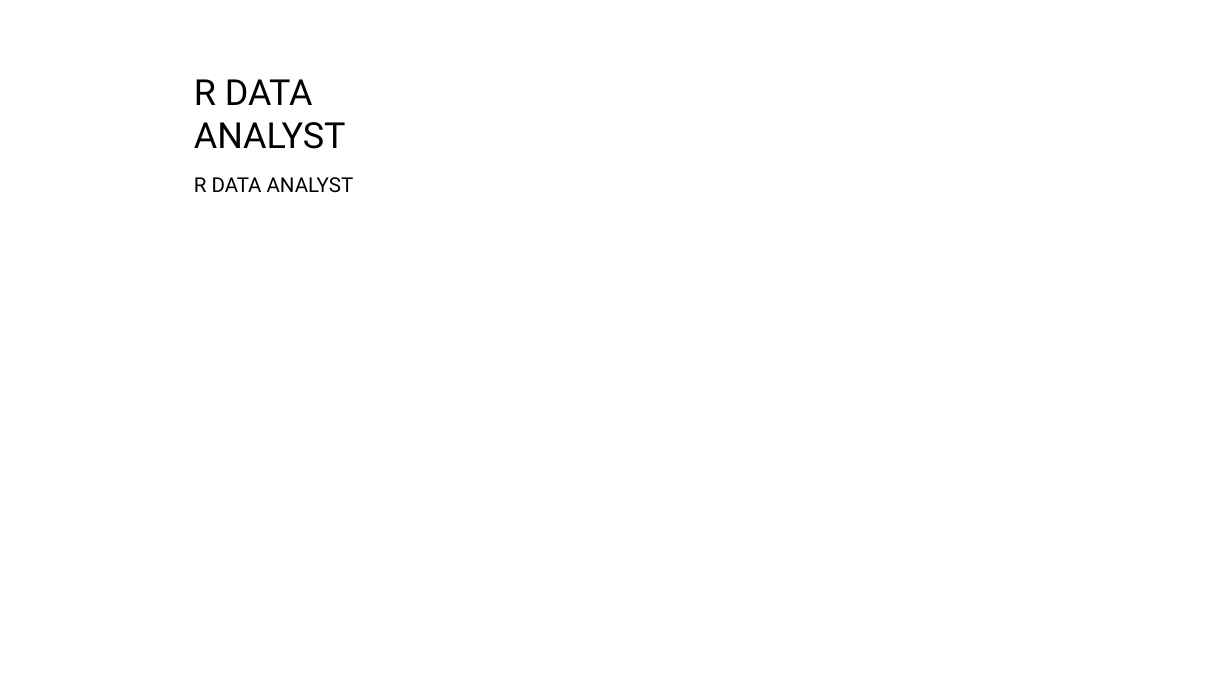
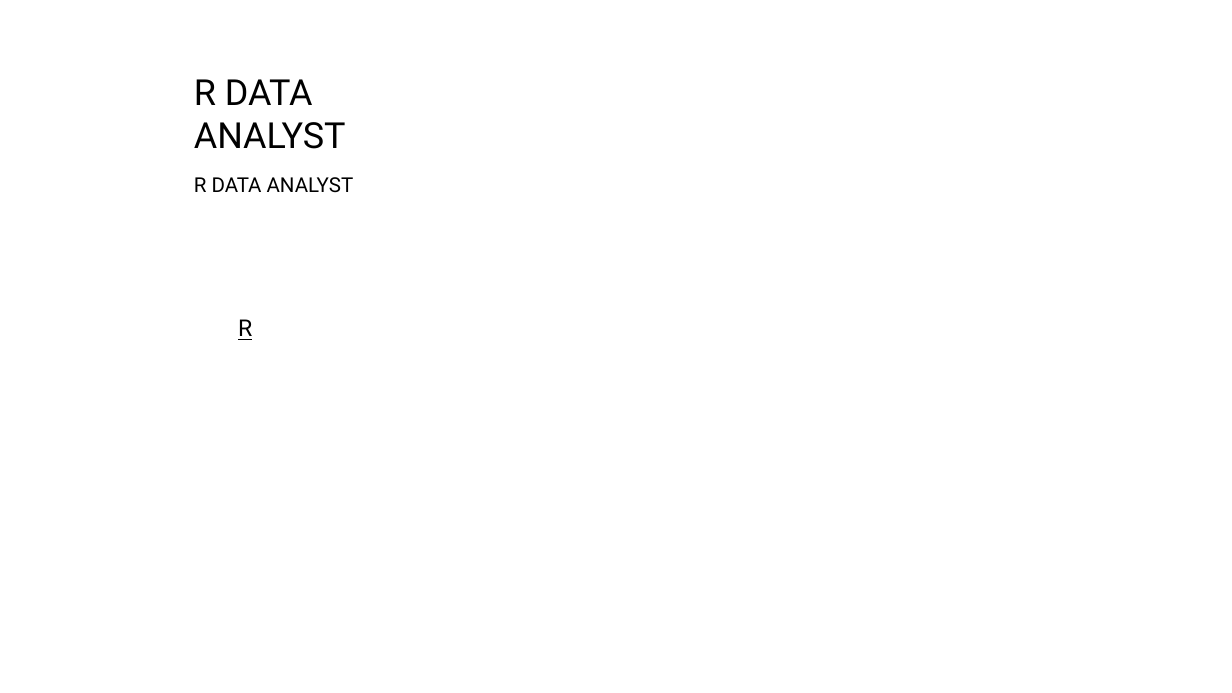
Before and after one commit to SiwTurner/RData_blogdown, a slide deck: slide 1 of r_data_analyst_icon.pptx. Drawn at 1232x693 pixels with LibreOffice and Linux fonts; fonts in the diff are those of the drawing. Boxes give left, top, right and bottom in pixels: in the first picture for what was removed or moved away, otherwise in the second. Text is boxed around its words. In the diff, an @@ line names an element or a change of style, - is before the commit and + after.

```diff
--- a/r_data_analyst_icon.pptx
+++ b/r_data_analyst_icon.pptx
@@ text added at (x1=238, y1=319, x2=252, y2=340), 18 pt, text #000000, underline @@
+R
```
Also in this commit, not shown: 40 other files.
